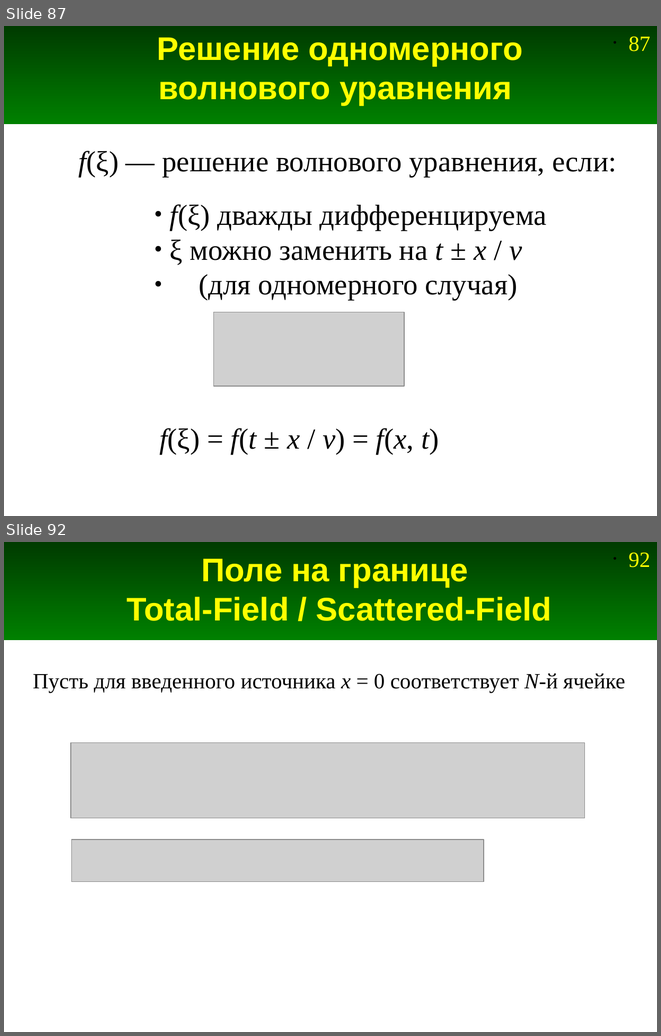
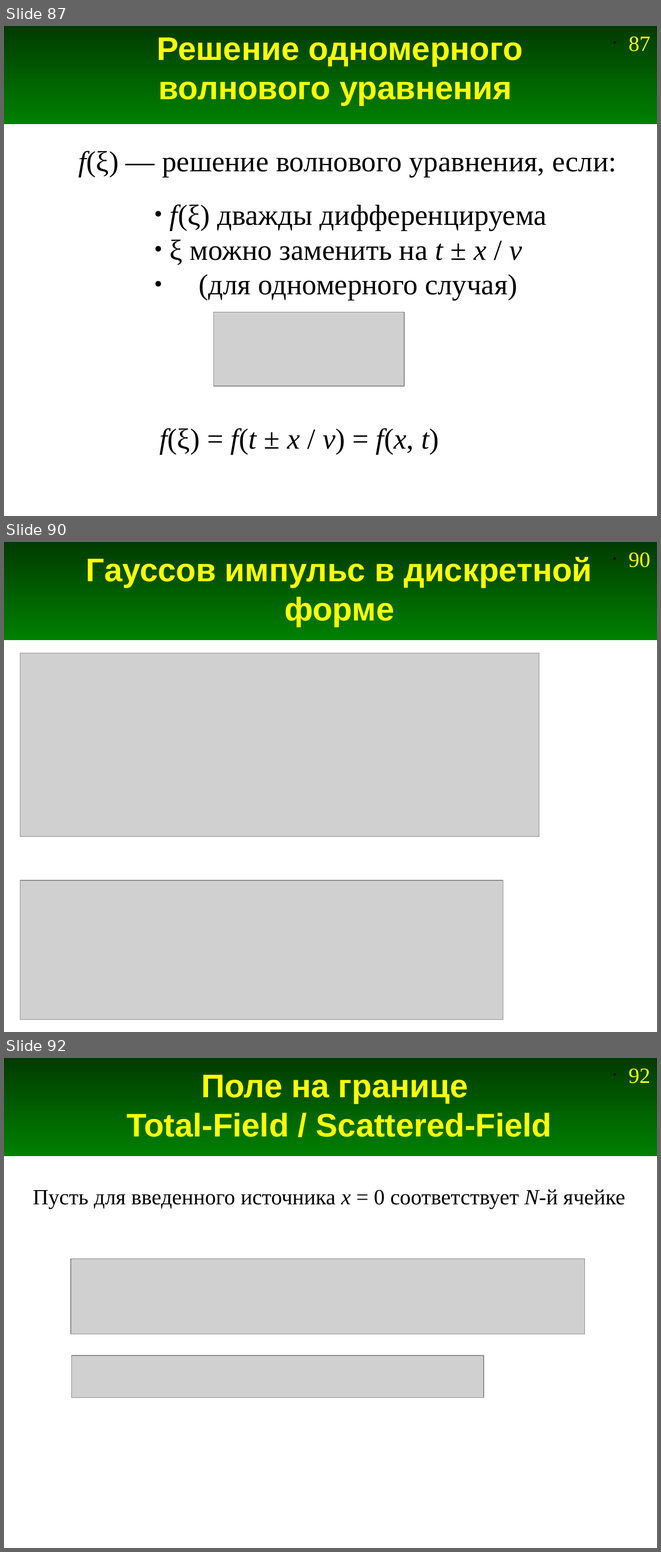
Before and after one commit to andris0147sv/modelling, a slide deck: presentations/2. FDTD.odp. Shown one above the other, each under a label of ours: slides 87 and 92 before the commit, slides 87, 90 and 92 after it; the slides between them are not shown. The pictures are 661x1036 and 661x1552 pixels, drawn with LibreOffice and Linux fonts; fonts in the diff are those of the drawing; grey boxes stand for pictures. Boxes give left, top, right and bottom in pixels: in the first picture for what was removed or moved away, otherwise in the second. Text is boxed around its words. In the diff, an @@ line names an element or a change of style, - is before the commit and + after.

```diff
--- a/presentations/2. FDTD.odp
+++ b/presentations/2. FDTD.odp
@@ slide 90 added at (4, 542, 657, 1032), background #FFFFFF; not listed: 2 template elements that a slide beside it also shows @@
@@ title added at (86, 557, 592, 627), 36 pt, text #FFFF00, bold @@
+Гауссов импульс в дискретной форме
@@ picture added at (20, 653, 539, 837) @@
@@ picture added at (20, 880, 503, 1020) @@
```
Also in this commit, not shown: 3 slides changed, 1 other slide added, 2 slides removed, 1 other file.
